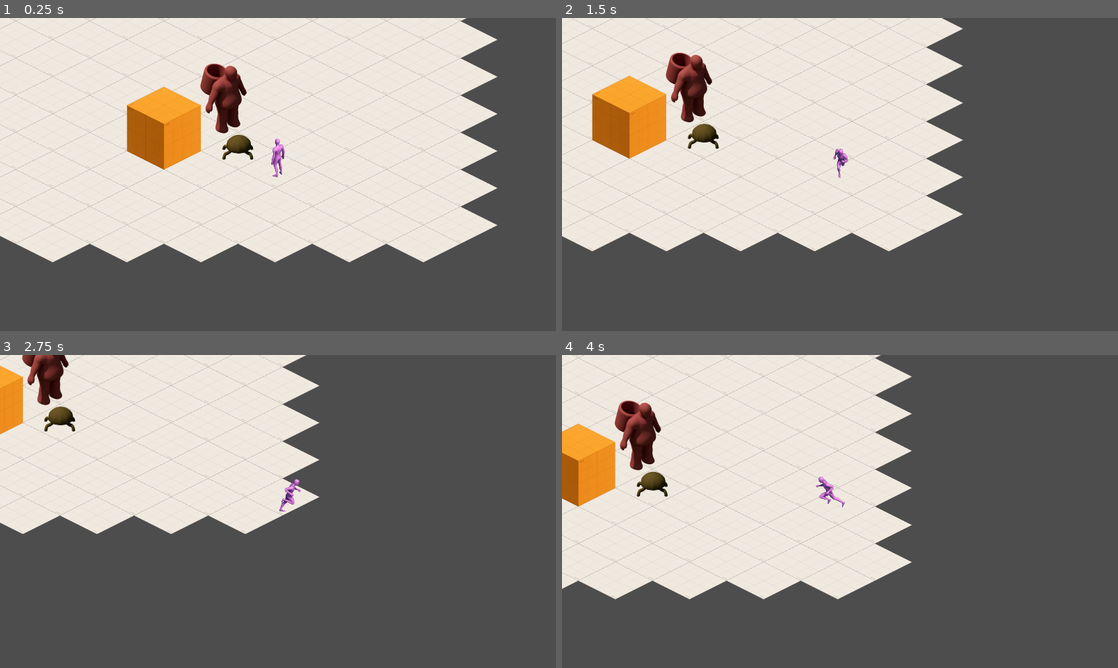
Above: before the commit, frames 1-4 (two rows, left to right).
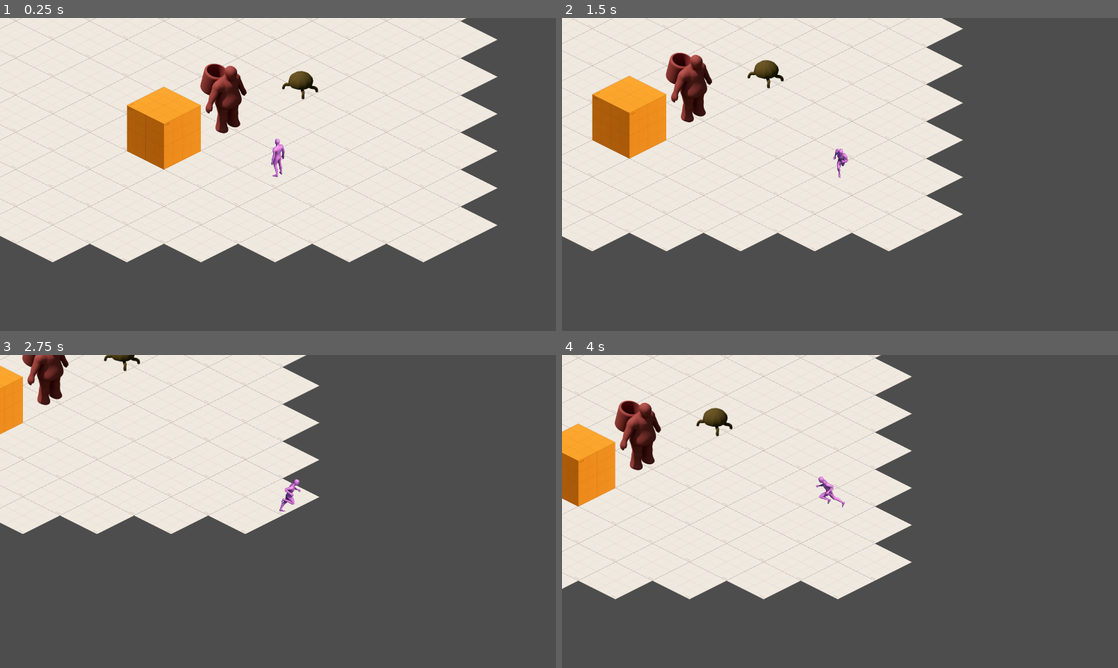
Above: after the commit, the same moments.

Repository: bradlycarpenter/Project-H-Phase-2
Game: Godot game, scene res://levels/test-levels/test-movement/scene/test_movement.tscn
The game is run twice, just before and just after one commit, with the same random seed, the same clock (stepped at 60 frames per second) and the same inputs. This scene is started directly instead of the project's main scene.
Inputs:
- Up to frame 1 (0.25 s): no input
- Up to frame 2 (1.5 s): tap Enter at 0.5 s; hold D (move_right) 0.53-1.28 s; hold S (move_down) from 1.28 s (still down)
- Up to frame 3 (2.75 s): release S (move_down) at 2.03 s; hold D (move_right) from 2.03 s (still down)
- Up to frame 4 (4 s): release D (move_right) at 2.78 s; hold W (move_up) 2.78-3.53 s; hold A (move_left) from 3.53 s (still down)

The runs differ from the first frame. In frame 1, 0.6% of the frame differs, in the area x 40-58%, y 16-46%; in frame 2, 0.6%; in frame 3, 0.4%; in frame 4, 0.6%, in the area x 13-31%, y 16-46%.

Commit message:
update/sprite-frames

Diff:
--- a/actors/test-actors/mobs/lil-bug-dude/scene/lil_big_dude.tscn
+++ b/actors/test-actors/mobs/lil-bug-dude/scene/lil_big_dude.tscn
@@ -1,9 +1,47 @@
-[gd_scene load_steps=3 format=3 uid="uid://cqvxh5447vbat"]
+[gd_scene load_steps=9 format=3 uid="uid://cqvxh5447vbat"]
 
+[ext_resource type="Texture2D" uid="uid://d03dfjbqkhuwg" path="res://actors/test-actors/mobs/lil-bug-dude/art/lil-bug-dude-sprites/idle/E_LBDude_Idle0.png" id="1_0ko0l"]
 [ext_resource type="Texture2D" uid="uid://bjyjtdawksvew" path="res://actors/test-actors/mobs/lil-bug-dude/art/lil-bug-dude-sprites/idle/S_LBDude_Idle0.png" id="1_6jw0v"]
+[ext_resource type="Texture2D" uid="uid://rj3mgm6ybifj" path="res://actors/test-actors/mobs/lil-bug-dude/art/lil-bug-dude-sprites/idle/N_LBDude_Idle0.png" id="2_snv6s"]
+[ext_resource type="Texture2D" uid="uid://c24wf2iqy68sc" path="res://actors/test-actors/mobs/lil-bug-dude/art/lil-bug-dude-sprites/idle/NE_LBDude_Idle0.png" id="3_r82dq"]
+[ext_resource type="Texture2D" uid="uid://j4yg6ronj42" path="res://actors/test-actors/mobs/lil-bug-dude/art/lil-bug-dude-sprites/idle/NW_LBDude_Idle0.png" id="4_yfpkc"]
+[ext_resource type="Texture2D" uid="uid://b01o62ke5of76" path="res://actors/test-actors/mobs/lil-bug-dude/art/lil-bug-dude-sprites/idle/SE_LBDude_Idle0.png" id="6_bbtlm"]
+[ext_resource type="Texture2D" uid="uid://ba37lf502piee" path="res://actors/test-actors/mobs/lil-bug-dude/art/lil-bug-dude-sprites/idle/SW_LBDude_Idle0.png" id="7_c10y7"]
 
 [sub_resource type="SpriteFrames" id="SpriteFrames_l74i6"]
 animations = [{
+"frames": [{
+"duration": 1.0,
+"texture": ExtResource("1_0ko0l")
+}],
+"loop": true,
+"name": &"idle_E",
+"speed": 5.0
+}, {
+"frames": [{
+"duration": 1.0,
+"texture": ExtResource("2_snv6s")
+}],
+"loop": true,
+"name": &"idle_N",
+"speed": 5.0
+}, {
+"frames": [{
+"duration": 1.0,
+"texture": ExtResource("3_r82dq")
+}],
+"loop": true,
+"name": &"idle_NE",
+"speed": 5.0
+}, {
+"frames": [{
+"duration": 1.0,
+"texture": ExtResource("4_yfpkc")
+}],
+"loop": true,
+"name": &"idle_NW",
+"speed": 5.0
+}, {
 "frames": [{
 "duration": 1.0,
 "texture": ExtResource("1_6jw0v")
@@ -11,11 +49,32 @@
 "loop": true,
 "name": &"idle_S",
 "speed": 5.0
+}, {
+"frames": [{
+"duration": 1.0,
+"texture": ExtResource("6_bbtlm")
+}],
+"loop": true,
+"name": &"idle_SE",
+"speed": 5.0
+}, {
+"frames": [{
+"duration": 1.0,
+"texture": ExtResource("7_c10y7")
+}],
+"loop": true,
+"name": &"idle_SW",
+"speed": 5.0
 }]
 
 [node name="LilBigDude" type="CharacterBody2D"]
+collision_layer = 2
 
 [node name="AnimatedSprite2D" type="AnimatedSprite2D" parent="."]
 sprite_frames = SubResource("SpriteFrames_l74i6")
-animation = &"idle_S"
+animation = &"idle_SW"
 offset = Vector2(0, -149.105)
+
+[node name="CollisionPolygon2D" type="CollisionPolygon2D" parent="."]
+scale = Vector2(0.5, 0.5)
+polygon = PackedVector2Array(0, -64, -128, 0, 0, 64, 128, 0)
--- a/levels/test-levels/test-movement/scene/test_movement.tscn
+++ b/levels/test-levels/test-movement/scene/test_movement.tscn
@@ -20,4 +20,4 @@
 position = Vector2(1113, 746)
 
 [node name="LilBigDude" parent="." instance=ExtResource("4_brs7s")]
-position = Vector2(1151, 825)
+position = Vector2(1366, 604)
